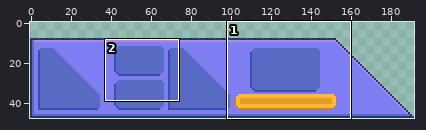
Pixel-art file, stored at assets/hud/hudBase.aseprite. Above: a wide view before the commit, with the close-up outlined.
Close-up. First the earlier version:
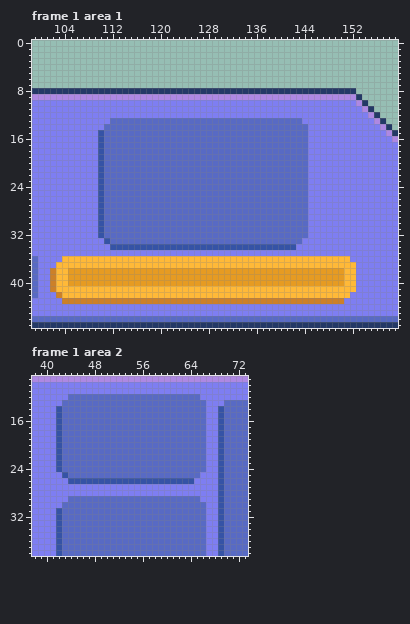
192x48 pixels, 2 frames. Shown: frame 1 area 1: x 99..159, y 0..47; frame 1 area 2: x 38..73, y 9..38.
After:
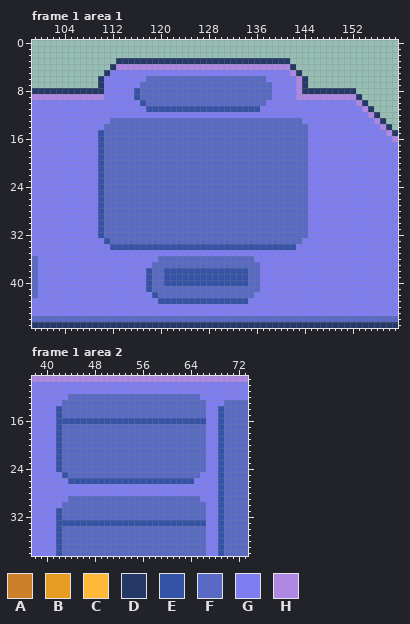
Palette (. is transparent): A #cc8029  B #e69b22  C #ffb938  D #243966  E #3553a6  F #586ac4  G #7e7ef2  H #ae88e3
Difference:
Changed rows in their new state; - is an unchanged pixel.
Frame 1 area 1:
first column x 110:
 3 ---DDDDDDDDDDDDDDDDDDDDDDDDDDDDD---
 4 --DHHHHHHHHHHHHHHHHHHHHHHHHHHHHHD--
 5 -DGGGGGGGGGGGGGGGGGGGGGGGGGGGGGGHD-
 6 DGGGGGGGFFFFFFFFFFFFFFFFFFFFGGGGGHD
 7 DGGGGGGFFFFFFFFFFFFFFFFFFFFFFGGGGHD
 8 -GGGGGEFFFFFFFFFFFFFFFFFFFFFFGGGGH-
 9 -GGGGGEFFFFFFFFFFFFFFFFFFFFFFGGGG--
10 -------EFFFFFFFFFFFFFFFFFFFF-------
11 --------EEEEEEEEEEEEEEEEEEE--------
first column x 102:
36 --GGGGGGGGGGGGGGGGFFFFFFFFFFFFFFFFGGGGGGGGGGGGGGGG-
37 -GGGGGGGGGGGGGGGGFFFFFFFFFFFFFFFFFFGGGGGGGGGGGGGGGG
38 GGGGGGGGGGGGGGGGEFFEEEEEEEEEEEEEEFFGGGGGGGGGGGGGGGG
39 GGGGGGGGGGGGGGGGEFFEEEEEEEEEEEEEEFFGGGGGGGGGGGGGGGG
40 GGGGGGGGGGGGGGGGEFFEEEEEEEEEEEEEEFFGGGGGGGGGGGGGGGG
41 GGGGGGGGGGGGGGGGEFFFFFFFFFFFFFFFFFFGGGGGGGGGGGGGGGG
42 -GGGGGGGGGGGGGGGGEFFFFFFFFFFFFFFFFGGGGGGGGGGGGGGGG-
43 --GGGGGGGGGGGGGGGGEEEEEEEEEEEEEEEGGGGGGGGGGGGGGGG--
Frame 1 area 2:
first column x 43:
16 EEEEEEEEEEEEEEEEEEEEEEEE
first column x 43:
33 EEEEEEEEEEEEEEEEEEEEEEEE
Boxes around the changes in both close-ups, in picture pixels (x1, y1, x2, y2):
changed: (98, 58, 308, 112)
changed: (50, 256, 356, 304)
changed: (62, 418, 206, 424)
changed: (62, 520, 206, 526)
